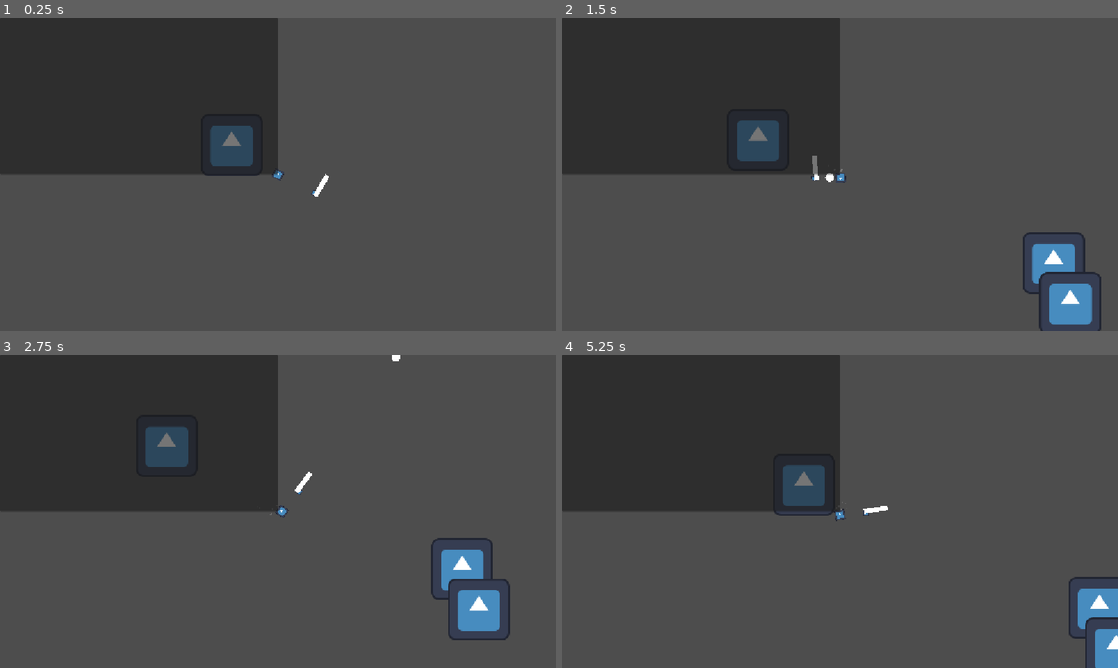
Above: before the commit, frames 1-4 (two rows, left to right).
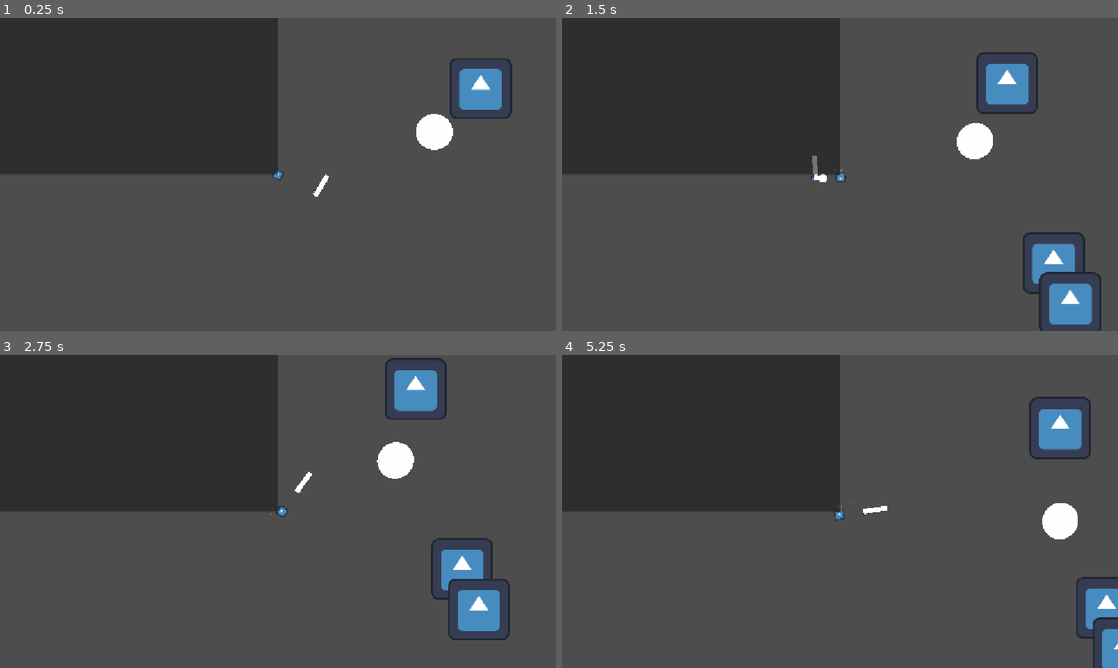
Above: after the commit, the same moments.

Repository: Mrbobbuilder69/GMTK_jam_2026
Game: Godot game, scene res://Scenes/test_scene_2.tscn
Two runs of this game, one before a commit and one after it. Both use one fixed random seed, a clock stepped at 60 frames per second and the inputs below. The engine's default icon, where the game draws it, is replaced by a stand-in: a white triangle on a blue panel in a dark square. Sound files missing from this copy of the repository are replaced by a short silence.
Inputs (mouse positions are in pixels of both pictures, inside the frame that each line leads up to):
- Up to frame 1 (0.25 s): no input
- Up to frame 2 (1.5 s): move the mouse to (962, 158) at 0.52 s; hold D (Right) 0.53-1.28 s; hold X (attack) 0.53-1.28 s; tap F (f) at 0.8, 1.35 s; move the mouse to (728, 190) at 1.27 s; hold S (Down) from 1.28 s (still down)
- Up to frame 3 (2.75 s): tap C (melee) at 1.55 s; move the mouse to (333, 442) at 2.02 s; release S (Down) at 2.03 s; hold D (Right) from 2.03 s (still down); hold C (melee) from 2.03 s (still down); tap X (attack) at 2.3 s
- Up to frame 4 (5.25 s): move the mouse to (812, 574) at 2.77 s; release D (Right) at 2.78 s; release C (melee) at 2.78 s; hold W (Up) 2.78-3.53 s; tap Space (Dash) at 2.85 s; tap F (f) at 3.05, 5.1 s; move the mouse to (1006, 558) at 3.52 s; hold Shift (Sprint) 3.53-4.28 s; hold A (Left) 3.53-5.03 s; tap C (melee) at 3.8 s; move the mouse to (673, 464) at 4.27 s; tap X (attack) at 4.35 s; move the mouse to (867, 511) at 5.02 s; hold S (Down) from 5.03 s (still down)

The runs differ from the first frame. In frame 1, 2.9% of the frame differs, in the area x 36-93%, y 12-51%; in frame 2, 2.9%; in frame 3, 2.9%; in frame 4, 3.7%, in the area x 38-100%, y 13-100%.

Commit message:
Integrated skynet but temporarily commented out the tween from the code

Diff:
--- a/Scenes/Scripts/player_movement.gd
+++ b/Scenes/Scripts/player_movement.gd
@@ -42,4 +42,4 @@
 		##blood = clamp(blood + 5, MIN_BLD, MAX_BLD)
 
 func _process(delta):
-	print(str(Global.blood))
+	pass#print(str(Global.blood))
--- /dev/null
+++ b/Scenes/brawler_enemy.tscn
@@ -0,0 +1,26 @@
+[gd_scene format=3 uid="uid://o2g7ftervbl2"]
+
+[ext_resource type="Script" uid="uid://bltkav2xt470b" path="res://Scripts/EnemyAI/Brawler_AI.gd" id="1_u553n"]
+[ext_resource type="Texture2D" uid="uid://cxwlh570dokcq" path="res://Assets/White-Circle-PNG-HD-Image-2758320687.png" id="2_253qb"]
+
+[sub_resource type="CircleShape2D" id="CircleShape2D_2pskm"]
+radius = 38.327538
+
+[node name="BrawlerEnemy" type="RigidBody2D" unique_id=932308662 node_paths=PackedStringArray("rb", "ray2D")]
+gravity_scale = 0.0
+script = ExtResource("1_u553n")
+rb = NodePath(".")
+ray2D = NodePath("RayCast2D")
+detectionDistance = 1000.0
+
+[node name="Sprite2D" type="Sprite2D" parent="." unique_id=1734397455]
+position = Vector2(-0.49999547, -0.999997)
+scale = Vector2(0.07519531, 0.072265625)
+texture = ExtResource("2_253qb")
+
+[node name="CollisionShape2D" type="CollisionShape2D" parent="." unique_id=679839867]
+shape = SubResource("CircleShape2D_2pskm")
+
+[node name="RayCast2D" type="RayCast2D" parent="." unique_id=343005954]
+
+[node name="Line2D" type="Line2D" parent="." unique_id=1537681755]
--- a/Scenes/test_scene_2.tscn
+++ b/Scenes/test_scene_2.tscn
@@ -3,7 +3,8 @@
 [ext_resource type="PackedScene" uid="uid://c520ybe8rgo7x" path="res://Scenes/player.tscn" id="1_eg7ii"]
 [ext_resource type="Script" uid="uid://ctgu1ijoxfidi" path="res://Scenes/cam.gd" id="2_pt0jc"]
 [ext_resource type="Texture2D" uid="uid://b46shyvcmigyb" path="res://icon.svg" id="3_vmw76"]
-[ext_resource type="Script" uid="uid://ceq7jc8gb121q" path="res://Scripts/blood_spawn.gd" id="4_pt0jc"]
+[ext_resource type="Script" uid="uid://ceq7jc8gb121q" path="res://Scenes/Scripts/blood_spawn.gd" id="4_pt0jc"]
+[ext_resource type="PackedScene" uid="uid://o2g7ftervbl2" path="res://Scenes/brawler_enemy.tscn" id="5_vmw76"]
 
 [sub_resource type="RectangleShape2D" id="RectangleShape2D_eaav3"]
 size = Vector2(130, 130)
@@ -14,6 +15,7 @@
 [node name="Node2D" type="Node2D" unique_id=1330387886]
 
 [node name="player" parent="." unique_id=421033602 instance=ExtResource("1_eg7ii")]
+unique_name_in_owner = true
 speed = 100.0
 
 [node name="cam" type="Camera2D" parent="." unique_id=564697421 node_paths=PackedStringArray("target")]
@@ -33,7 +35,7 @@
 offset_bottom = 324.0
 
 [node name="obstacle" type="StaticBody2D" parent="." unique_id=423191758]
-position = Vector2(-96, -61)
+position = Vector2(420, -178)
 
 [node name="sprite2D" type="Sprite2D" parent="obstacle" unique_id=1308029334]
 texture = ExtResource("3_vmw76")
@@ -47,3 +49,6 @@
 [node name="CollisionShape2D" type="CollisionShape2D" parent="Blood Spawn" unique_id=300830166]
 position = Vector2(-28.5, 19.5)
 shape = SubResource("RectangleShape2D_wcb3r")
+
+[node name="BrawlerEnemy" parent="." unique_id=932308662 instance=ExtResource("5_vmw76")]
+position = Vector2(306, -87)
--- /dev/null
+++ b/Scripts/EnemyAI/Brawler_AI.gd
@@ -0,0 +1,72 @@
+class_name BrawlerAI extends EnemyAI
+
+#export vars
+@export var rayScanDistance := float(20)
+@export var patrolSpeed := float(80)
+@export var detectedSpeed := float(140)
+@export var patrolRotationVelocity := float(2)
+@export var detectedRotationVelocity := float(4)
+@export var meleeDistance := float(30)
+#private vars
+var canBounce := true
+var newvel:Vector2
+
+func _ready() -> void:
+	rb.linear_velocity = (Vector2.from_angle(rb.rotation))*patrolSpeed
+	super._ready()
+
+##Bounces around a closed room, might pull this up to the enemy controller
+func patrolBehaviour(delta:float) ->void:
+	get_child(3).add_point(Vector2(0,0))
+	get_child(3).add_point(Vector2(0,10000))
+	get_child(3).clear_points()
+	if ray2D == null:
+		print("Ray object not set in inspector")
+		return
+
+	ray2D.target_position = Vector2(1,0)*rayScanDistance
+
+	if ray2D.is_colliding() and canBounce:
+
+		var velocity := rb.linear_velocity
+		#get raycast hit information
+		var collisionData := RaycastHitData.new(ray2D.get_collider(),
+		ray2D.get_collision_normal(),ray2D.get_collision_point())
+		#compute velocity components normal and tangent to the normal vector of the collision
+		# then bounce final velocity is inverting the normal component
+		var normalComponent := velocity.dot(collisionData.normal)*collisionData.normal
+		var tangentialComponent := velocity - normalComponent
+		var bounceVelocity := tangentialComponent - normalComponent
+		newvel = bounceVelocity.normalized()* patrolSpeed * speedModifier
+		#tween the rotation to the new bounce position so it doesn't look like a screensaver
+		rb.linear_velocity = Vector2(0,0)
+		tweenToAngle(newvel.angle(),patrolRotationVelocity)
+		canBounce = false
+	#wait until the tween is done before setting new velocity and position
+	elif not ray2D.is_colliding() and not tween == null:
+		if not tween.is_running():
+			canBounce = true
+			rb.linear_velocity = newvel
+
+func onDetected() -> void:
+	#tween.kill()
+	print("player just detected")
+
+##Runs at the player
+func detectedBehaviour(delta:float) ->void:
+	print("detected")
+	#check if the enemy is in melee range, otherwise rotate towards and run at the player
+	var distanceTo = (rb.position - playerref.position).length()
+	var targetAngle = get_angle_to(playerref.position) + rb.rotation
+	rb.rotation = rotate_toward(rb.rotation, targetAngle, detectedRotationVelocity * delta)
+	if distanceTo > meleeDistance:
+		rb.linear_velocity = Vector2.from_angle(rb.rotation) * detectedSpeed * speedModifier
+	else:
+		rb.linear_velocity = Vector2(0,0)
+		#Insert melee attack and or damage logic here
+
+func onUnDetect() -> void:
+	tween.kill()
+	newvel = Vector2.from_angle(rb.rotation)*patrolSpeed * speedModifier
+	rb.linear_velocity = newvel
+	canBounce = true
--- /dev/null
+++ b/Scripts/EnemyAI/EnemyAIController.gd
@@ -0,0 +1,113 @@
+@abstract class_name EnemyAI extends RigidBody2D
+##classes and enums
+enum AIState {patrol,detected}
+class RaycastHitData:
+	var collider
+	var normal:Vector2
+	var point:Vector2
+	func _init(icollider, inormal, ipoint) -> void:
+		collider = icollider
+		normal = inormal
+		point = ipoint
+
+##Editor vars
+@export var rb :RigidBody2D
+@export var maxBlood := float(100) #maybe set this up as a percentage
+@export var ray2D :RayCast2D
+@export var detectionDistance := float(100)
+##degrees
+@export var fov := float(120)
+
+##Private vars
+var playerref : RigidBody2D
+var currentState := AIState.patrol
+var blood : float
+var speedModifier = 1
+var tween : Tween
+var dead = false
+
+##Functions
+@abstract func detectedBehaviour(delta:float) ->void
+@abstract func patrolBehaviour(delta:float) ->void
+@abstract func onDetected() -> void
+@abstract func onUnDetect() -> void
+
+
+func tweenToAngle(target:float, angVel:float) ->void:
+		tween = create_tween()
+		var currentAngle = rb.rotation
+		var diff := angle_difference(currentAngle,target)
+		var targetAngle = currentAngle+diff
+		tween.tween_property(rb,"rotation",targetAngle,abs(diff)/angVel)
+
+func _ready() -> void:
+	blood = maxBlood
+	setState(AIState.patrol)
+	playerref = get_node("%player")
+
+func onDeath():
+	print("summon corpse and blood stuff here and do other death things")
+
+func onDamage(damangeAmount:float):
+	print("particles and other damage effect stuff")
+	blood -= damangeAmount
+
+#Returns if the player is visible or not, to check state change
+func checkPlayerVisible(playerPosition :Vector2) ->bool:
+	#first check if the player is in range
+	var displacementVector = playerPosition-rb.position
+	var distance = displacementVector.length()
+	if distance > detectionDistance:
+		print("too far")
+		return false
+	#then find the forward vector and using the dot product identity see if it is within a half fov angular distance
+	var forwardVector = Vector2.from_angle(rb.rotation)
+	var dp = (forwardVector).dot(displacementVector.normalized())
+	if dp <= cos(deg_to_rad(fov)/2):
+		print("can't see")
+		return false
+
+	#run the raycast to check if the player is blocked by terrain
+	var space_state = get_world_2d().direct_space_state
+	var query = PhysicsRayQueryParameters2D.create(rb.position,playerPosition)
+	#BIT MASK, needs to be set via the bitwise operations(check the docks)
+	#change this to whatever the terrain is on
+	query.collision_mask = 1
+	var result = space_state.intersect_ray(query)
+	if result and result.collider!=playerref:
+		print(result)
+		return false
+
+	return true
+
+
+func setState(state:AIState) ->void:
+	currentState = state
+
+func _physics_process(delta: float) -> void:
+	#Handle death
+	if blood <= 0 and !dead:
+		onDeath()
+		dead = true
+	if dead:
+		return
+	#State machine
+	match currentState:
+		AIState.patrol:
+			patrolBehaviour(delta)
+		AIState.detected:
+			detectedBehaviour(delta)
+
+	#State switching logic
+	if playerref != null:
+		var playervisible := checkPlayerVisible(playerref.position)
+		if playervisible and currentState != AIState.detected:
+			print("player detected")
+			onDetected()
+			setState(AIState.detected)
+		elif !playervisible and currentState == AIState.detected:
+			onUnDetect()
+			setState(AIState.patrol)
+			print("Nothing to see here")
+	else:
+		print("Enemy AI player reference not set")
Not shown, added: Scripts/EnemyAI/Brawler_AI.gd.uid
Not shown, added: Scripts/EnemyAI/EnemyAIController.gd.uid
